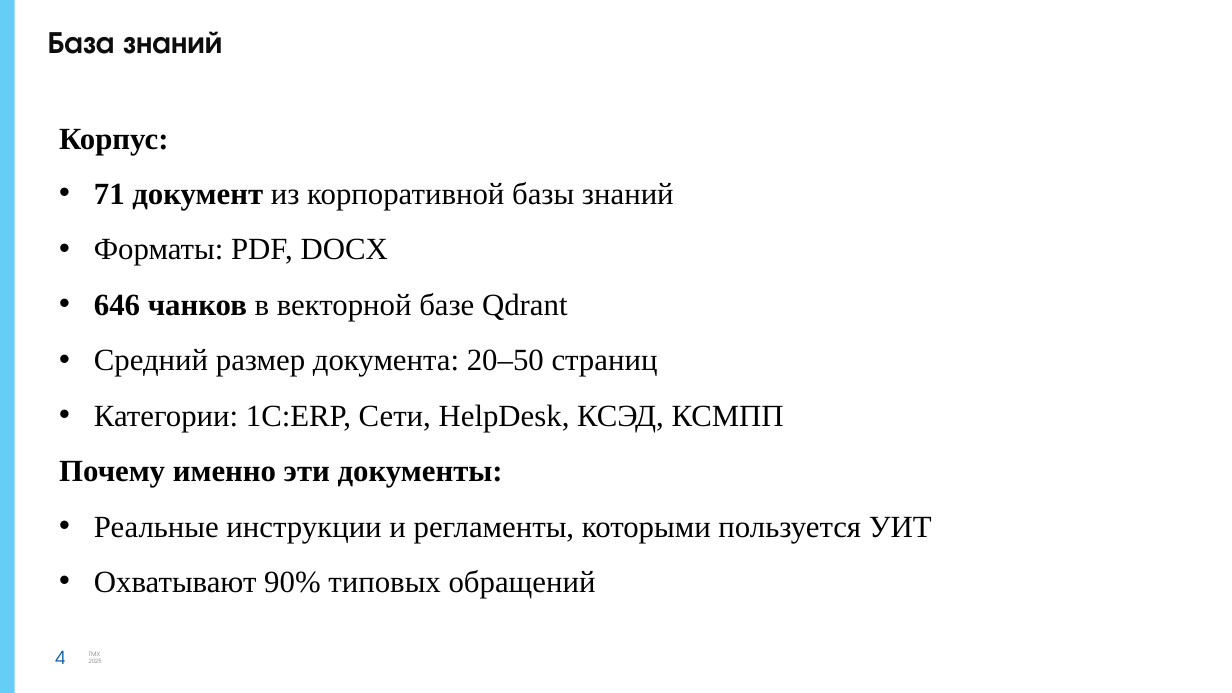
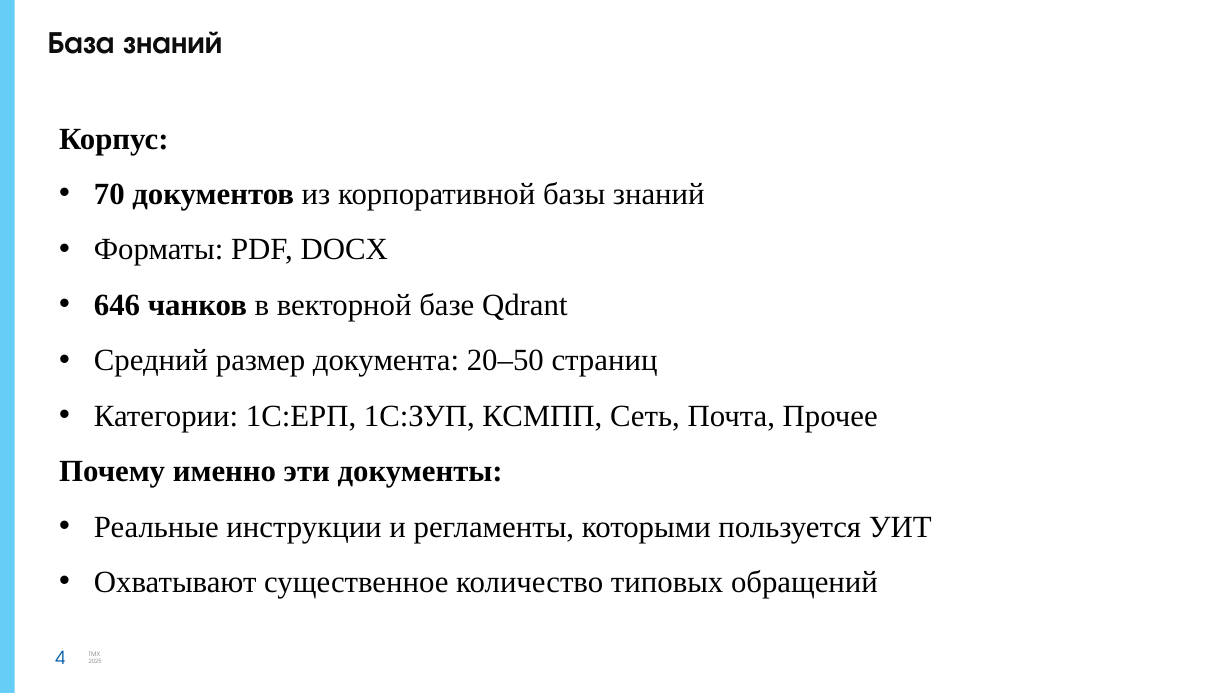
Before and after one commit to ssdanilenko-glitch/II_assistant_final, a slide deck: slide 4 of docs/presentation.pptx. Drawn at 1232x693 pixels with LibreOffice and Linux fonts; fonts in the diff are those of the drawing; background and template pictures are left out. Boxes give left, top, right and bottom in pixels: in the first picture for what was removed or moved away, otherwise in the second. Text is boxed around its words. In the diff, an @@ line names an element or a change of style, - is before the commit and + after.

Commit message:
feat: get_helpdesk_status, документация синхронизирована, тесты 503

```diff
--- a/docs/presentation.pptx
+++ b/docs/presentation.pptx
@@ text at (94,182,705,210): text changed @@
-• 71 документ из корпоративной базы знаний
+• 70 документов из корпоративной базы знаний
@@ text at (94,405,878,432): text changed @@
-• Категории: 1С:ERP, Сети, HelpDesk, КСЭД, КСМПП
+• Категории: 1С:ЕРП, 1С:ЗУП, КСМПП, Сеть, Почта, Прочее
@@ text at (94,570,878,598): text changed @@
-• Охватывают 90% типовых обращений
+• Охватывают существенное количество типовых обращений
```
Also in this commit, not shown: 9 other slides changed, 1 slide added, 1 slide removed, 37 other files.
